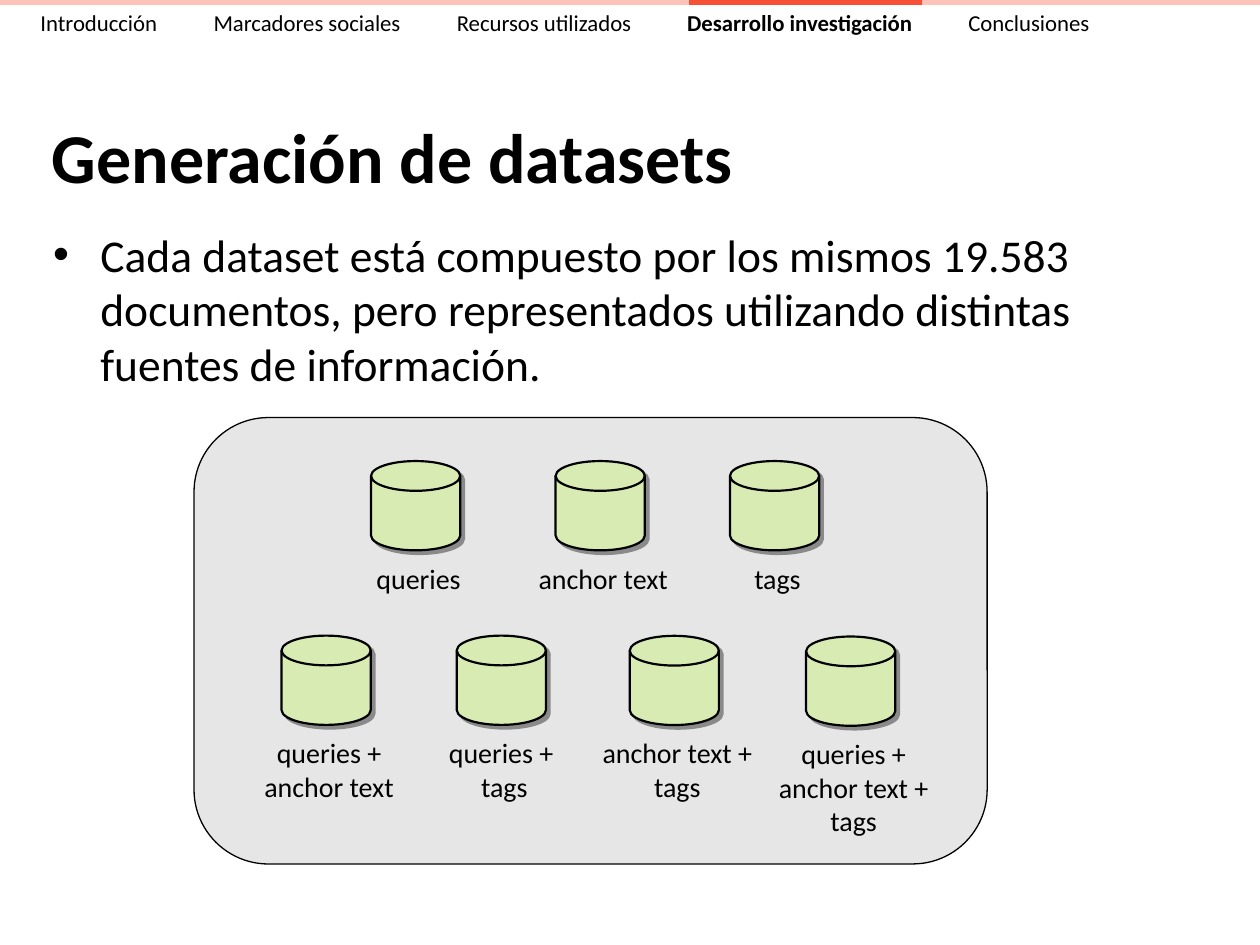
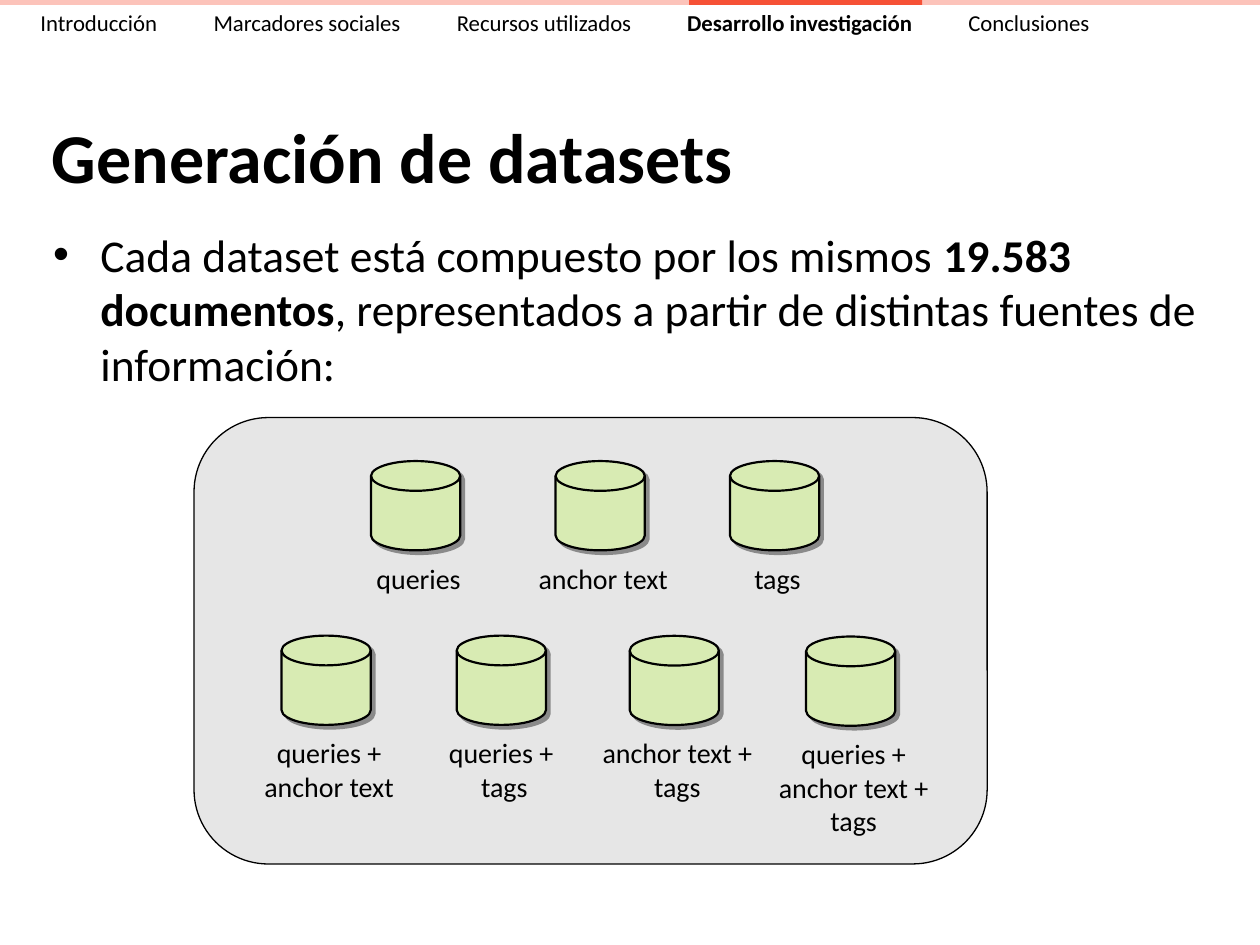
Before and after one commit to ak907kenai/nicotournetesis, a slide deck: slide 20 of docs_trunk/Presentación/Nicolás Tourné - Presentación Tesis (v2.3).ppt (slide 23 before the commit). Drawn at 1260x945 pixels with LibreOffice and Linux fonts; fonts in the diff are those of the drawing. Boxes give left, top, right and bottom in pixels: in the first picture for what was removed or moved away, otherwise in the second. Text is boxed around its words. In the diff, an @@ line names an element or a change of style, - is before the commit and + after.

```diff
--- a/docs_trunk/Presentación/Nicolás Tourné - Presentación Tesis (v2.3).ppt
+++ b/docs_trunk/Presentación/Nicolás Tourné - Presentación Tesis (v2.3).ppt
@@ text at [100, 240, 1196, 382]: text changed @@
-• Cada dataset está compuesto por los mismos 19.583 documentos, pero representados utilizando distintas fuentes de información.
+• Cada dataset está compuesto por los mismos 19.583 documentos, representados a partir de distintas fuentes de información:
```
Also in this commit, not shown: 23 other slides changed, 11 slides removed, 1 other file.
